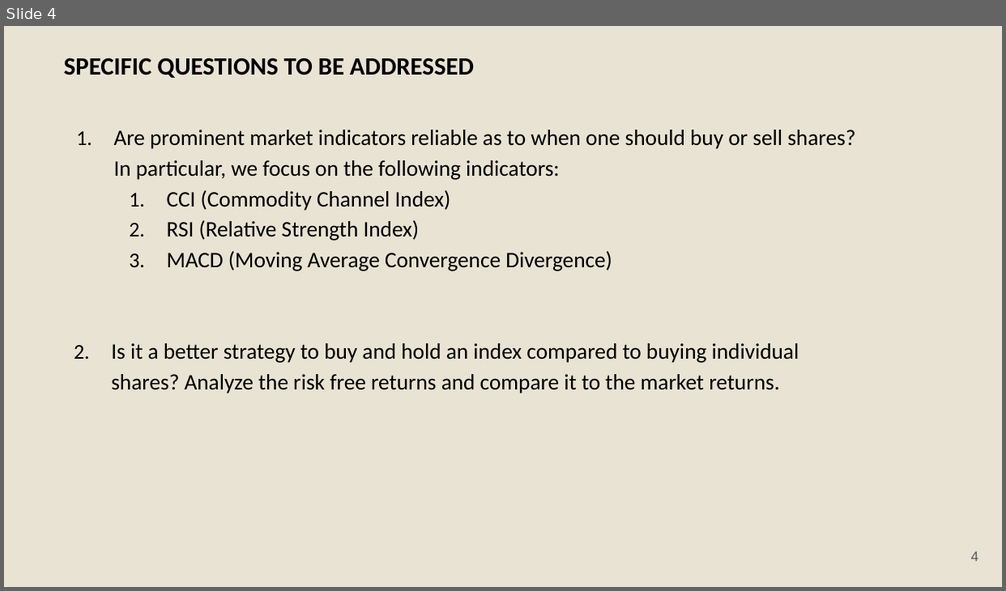
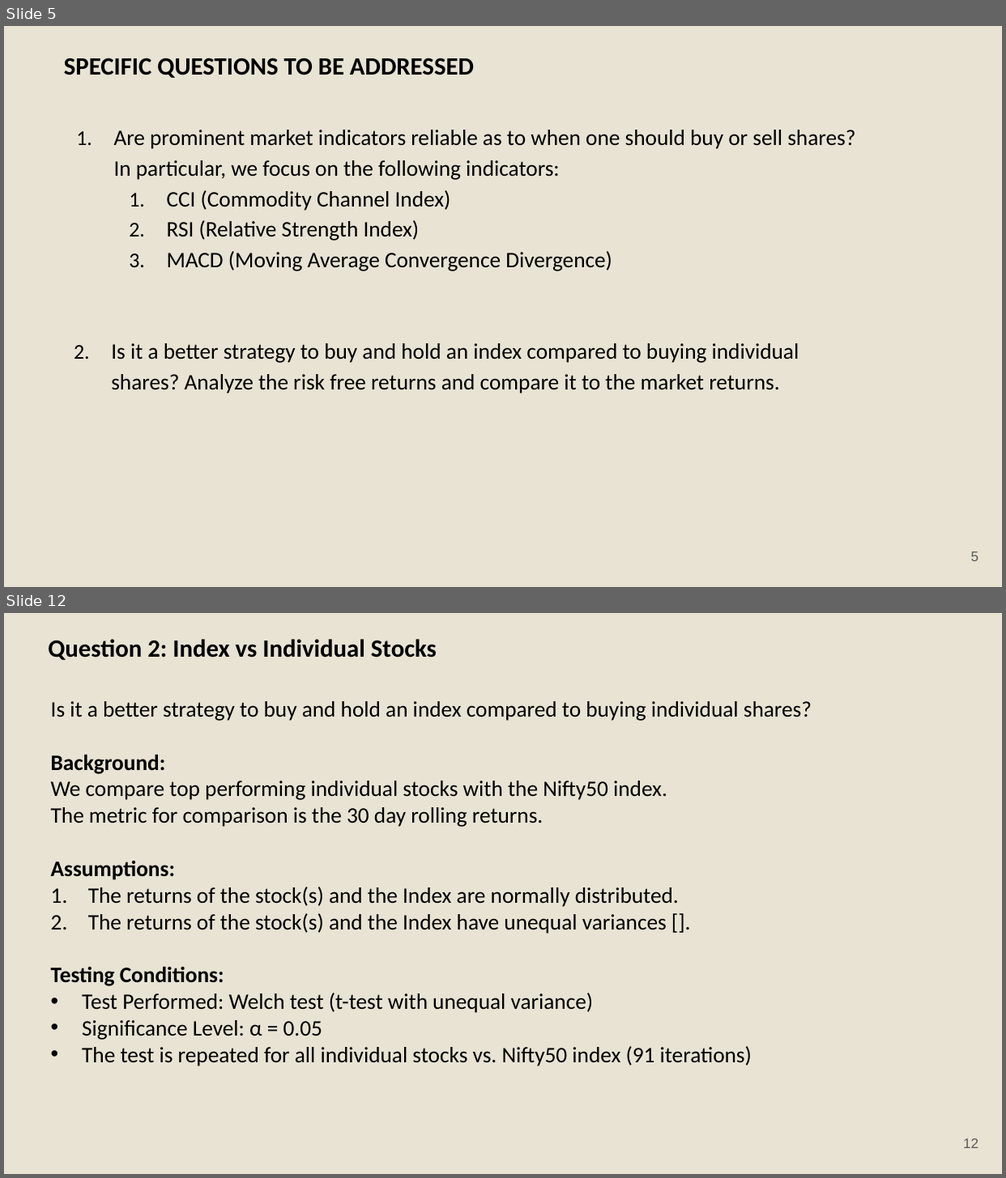
Before and after one commit to svraman1991/Data557Stonks, a slide deck: Group 44 - Data 557 - Final.pptx. Shown one above the other, each under a label of ours: slide 4 before the commit, slides 5 and 12 after it; the slides between them are not shown. The pictures are 1006x591 and 1006x1178 pixels, drawn with LibreOffice and Linux fonts; fonts in the diff are those of the drawing. Boxes give left, top, right and bottom in pixels: in the first picture for what was removed or moved away, otherwise in the second. Text is boxed around its words. In the diff, an @@ line names an element or a change of style, - is before the commit and + after.

```diff
--- a/Group 44 - Data 557 - Final.pptx
+++ b/Group 44 - Data 557 - Final.pptx
@@ slide 12 added at (4,613,1002,1174), background #E8E3D3 @@
@@ title added at (48,639,437,660), 18 pt, text #000000, bold @@
+Question 2: Index vs Individual Stocks
@@ text added at (51,701,812,1067), 16 pt, text #000000 @@
+Is it a better strategy to buy and hold an index compared to buying individual shares?
+Background:
+We compare top performing individual stocks with the Nifty50 index.
+The metric for comparison is the 30 day rolling returns.
+Assumptions:
+1. The returns of the stock(s) and the Index are normally distributed.
+2. The returns of the stock(s) and the Index have unequal variances [].
+Testing Conditions:
+• Test Performed: Welch test (t-test with unequal variance)
+• Significance Level: α = 0.05
+• The test is repeated for all individual stocks vs. Nifty50 index (91 iterations)
@@ page number added at (963,1139,978,1148), 10 pt, text #595959 @@
+12
@@ what was slide 4 is now slide 5 @@
@@ page number at (971,552,979,561): text changed @@
-4
+5
```
Also in this commit, not shown: 4 other slides added, 1 slide removed.
